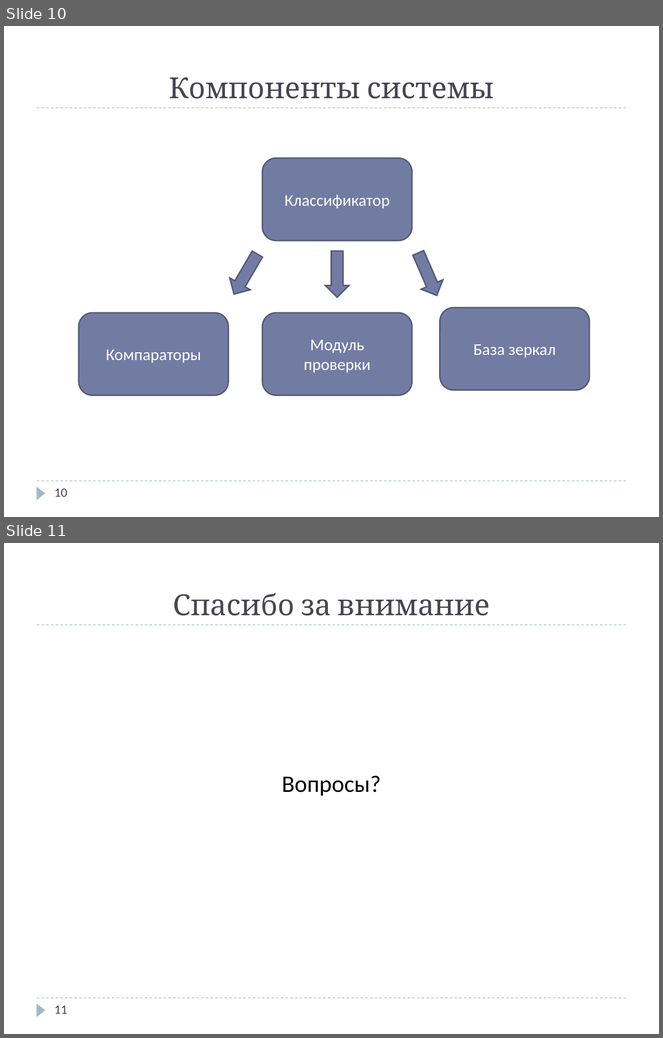
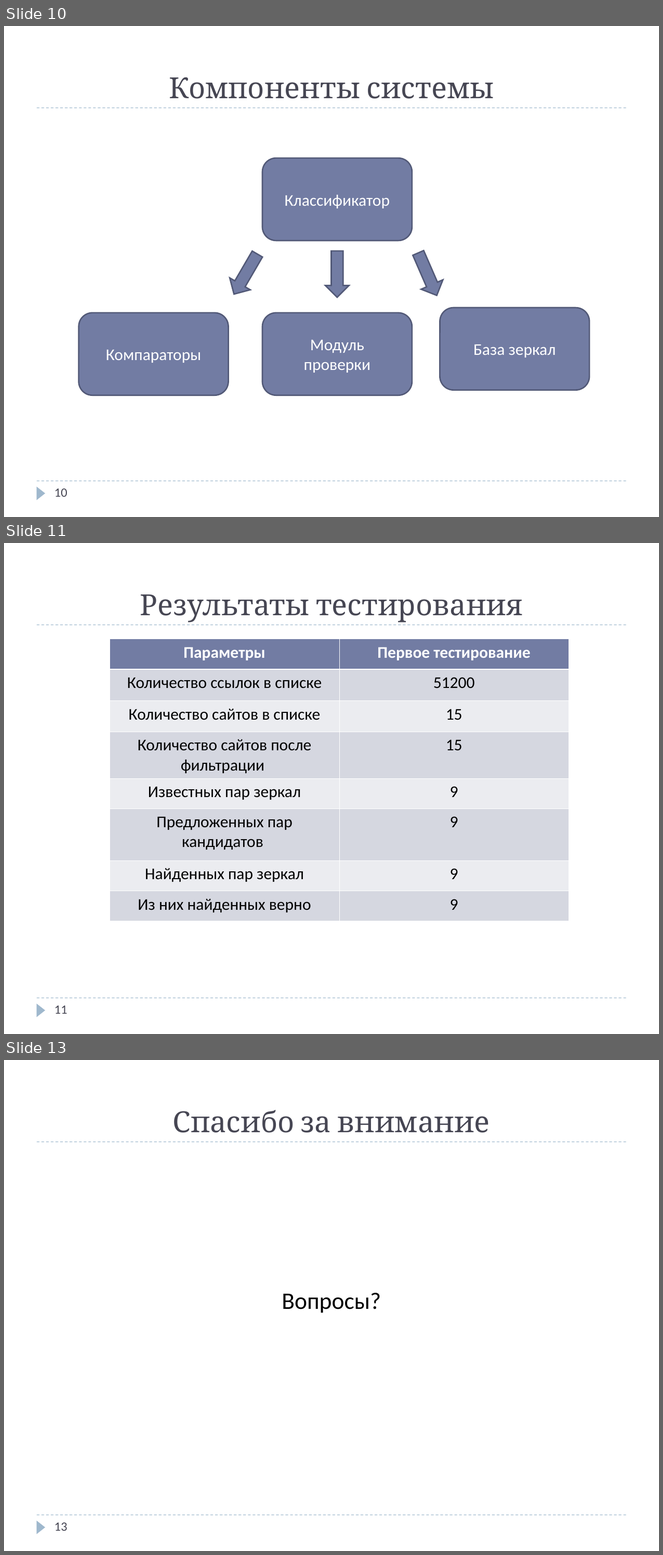
Before and after one commit to Blooof/bach, a slide deck: final/Defence.ppt. Shown one above the other, each under a label of ours: slides 10 and 11 before the commit, slides 10, 11 and 13 after it; the slides between them are not shown. The pictures are 663x1038 and 663x1555 pixels, drawn with LibreOffice and Linux fonts; fonts in the diff are those of the drawing. Boxes give left, top, right and bottom in pixels: in the first picture for what was removed or moved away, otherwise in the second. Text is boxed around its words. In the diff, an @@ line names an element or a change of style, - is before the commit and + after.

```diff
--- a/final/Defence.ppt
+++ b/final/Defence.ppt
@@ slide 11 added at <box>4,543,659,1034</box>, background #FFFFFF; not listed: 3 template elements that a slide beside it also shows @@
@@ title added at <box>140,594,522,623</box>, 32 pt, text #464653 @@
+Результаты тестирования
@@ table added at <box>110,639,569,922</box>, 8 rows, 2 columns @@
+Параметры | Первое тестирование
+Количество ссылок в списке | 51200
+Количество сайтов в списке | 15
+Количество сайтов после фильтрации | 15
+Известных пар зеркал | 9
+Предложенных пар кандидатов | 9
+Найденных пар зеркал | 9
+Из них найденных верно | 9
@@ page number added at <box>54,1006,67,1014</box>, 14 pt, text #464653 @@
+11
@@ what was slide 11 is now slide 13 @@
@@ page number at <box>54,1523,67,1531</box>: text changed @@
-11
+13
```
Also in this commit, not shown: 1 other slide added, 6 other files.
